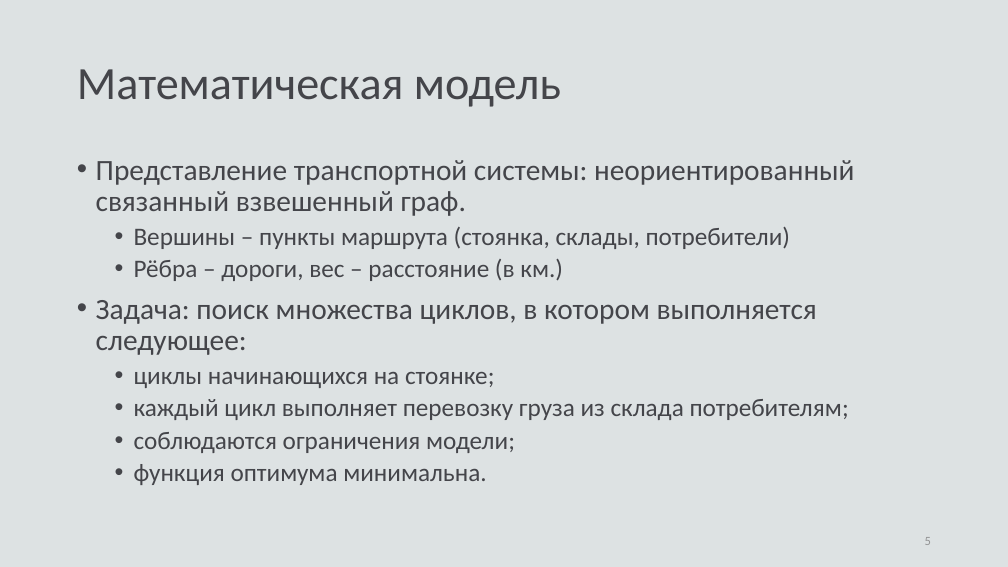
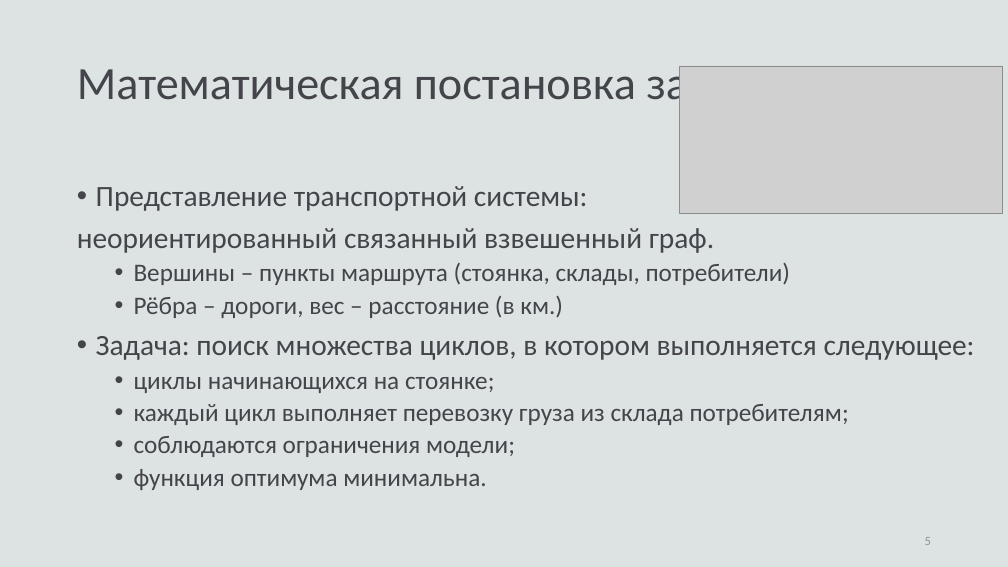
Before and after one commit to fairay/BachelorDiploma, a slide deck: slide 5 of presentation.pptx. Drawn at 1008x567 pixels with LibreOffice and Linux fonts; fonts in the diff are those of the drawing; grey boxes stand for pictures. Boxes give left, top, right and bottom in pixels: in the first picture for what was removed or moved away, otherwise in the second. Text is boxed around its words. In the diff, an @@ line names an element or a change of style, - is before the commit and + after.

```diff
--- a/presentation.pptx
+++ b/presentation.pptx
@@ title at <box>77,66,782,111</box>: text changed @@
-Математическая модель
+Математическая постановка задачи
@@ picture added at <box>680,66,1003,213</box> @@
@@ text "Представление транспортной системы:": place and size @@
-text "Представление транспортной системы:" at <box>96,160,855,485</box>
+text "Представление транспортной системы:" at <box>77,186,975,490</box>
@@ text at <box>77,186,714,253</box>: text changed @@
-• Представление транспортной системы: неориентированный связанный взвешенный граф.
+• Представление транспортной системы:
+неориентированный связанный взвешенный граф.
```
Also in this commit, not shown: 3 other slides changed, 1 slide added, 4 slides removed, 6 other files.
